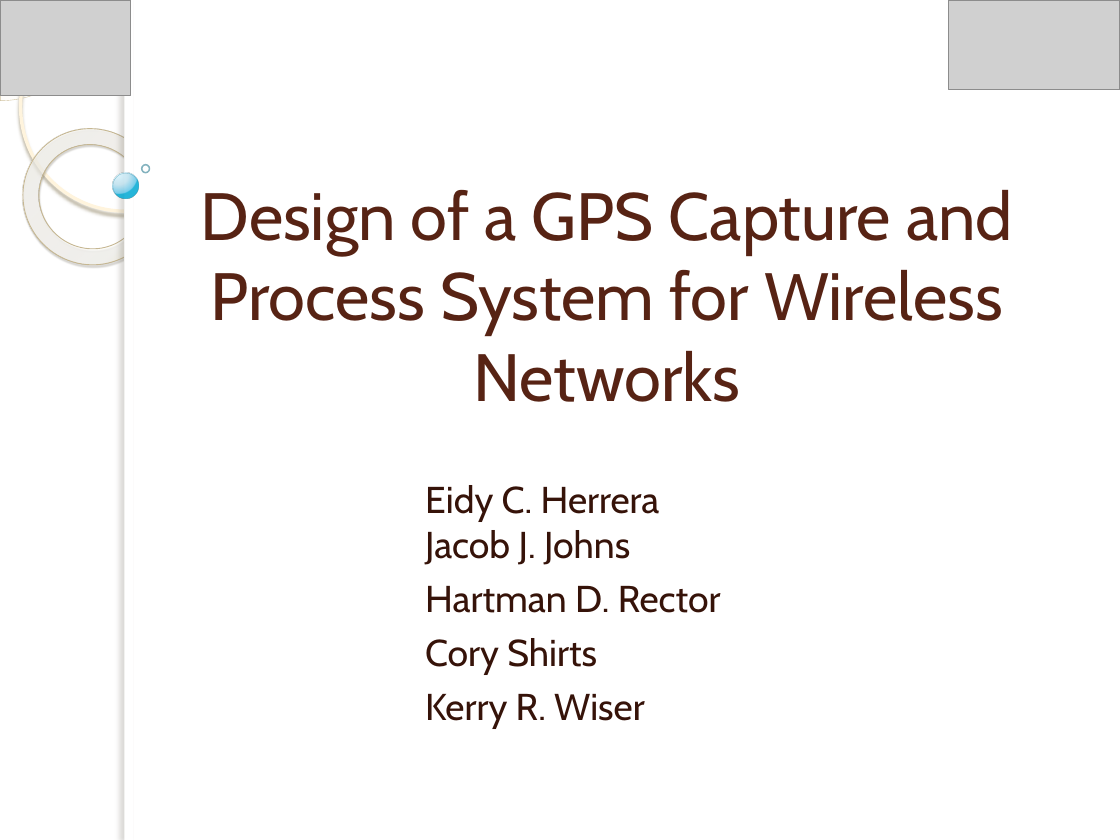
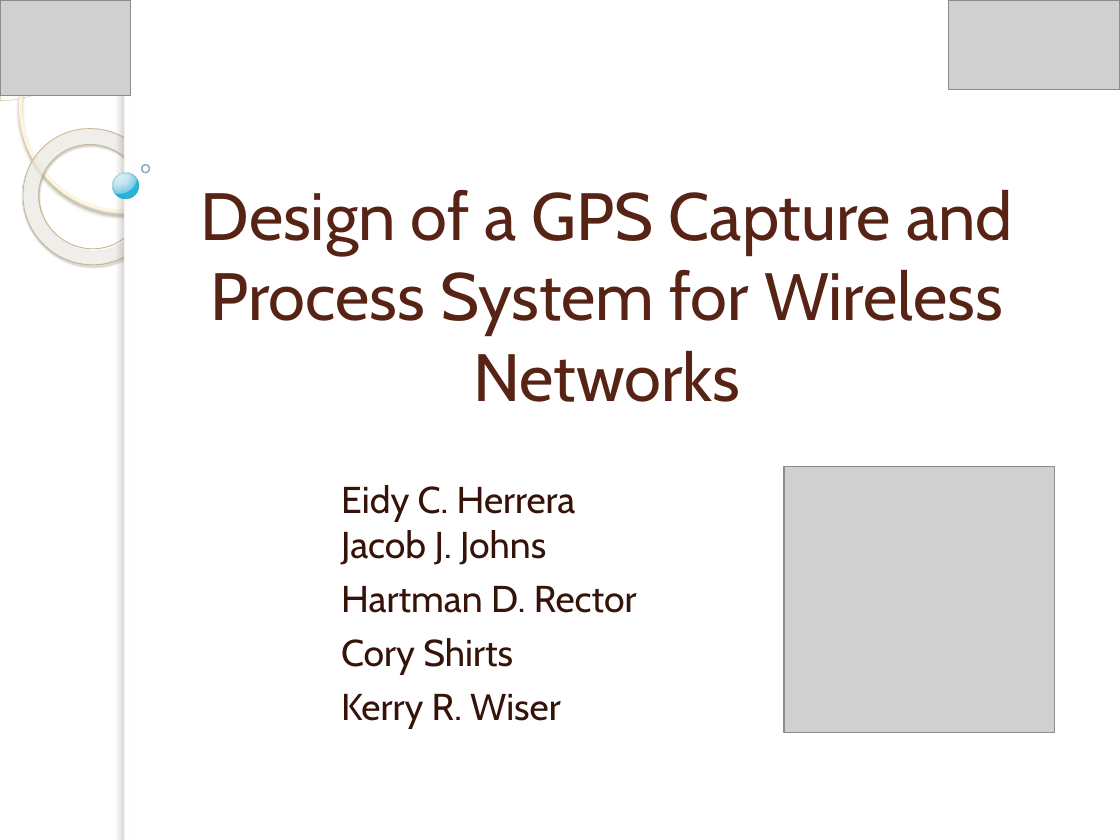
Before and after one commit to lyf8118/sandiaproject, a slide deck: slide 1 of Docs/Report/Final Report/Sandia Clinic Open House Presentation.pptx. Drawn at 1120x840 pixels with LibreOffice and Linux fonts; fonts in the diff are those of the drawing; grey boxes stand for pictures; background and template pictures are left out. Boxes give left, top, right and bottom in pixels: in the first picture for what was removed or moved away, otherwise in the second. Text is boxed around its words. In the diff, an @@ line names an element or a change of style, - is before the commit and + after.

```diff
--- a/Docs/Report/Final Report/Sandia Clinic Open House Presentation.pptx
+++ b/Docs/Report/Final Report/Sandia Clinic Open House Presentation.pptx
@@ subtitle "Eidy C. Herrera Jacob J. ..." moved from (x1=425, y1=485, x2=721, y2=729) to (x1=341, y1=485, x2=637, y2=729) @@
@@ picture added at (x1=784, y1=467, x2=1055, y2=734) @@
```
Also in this commit, not shown: 2 other slides changed, 5 slides added.
